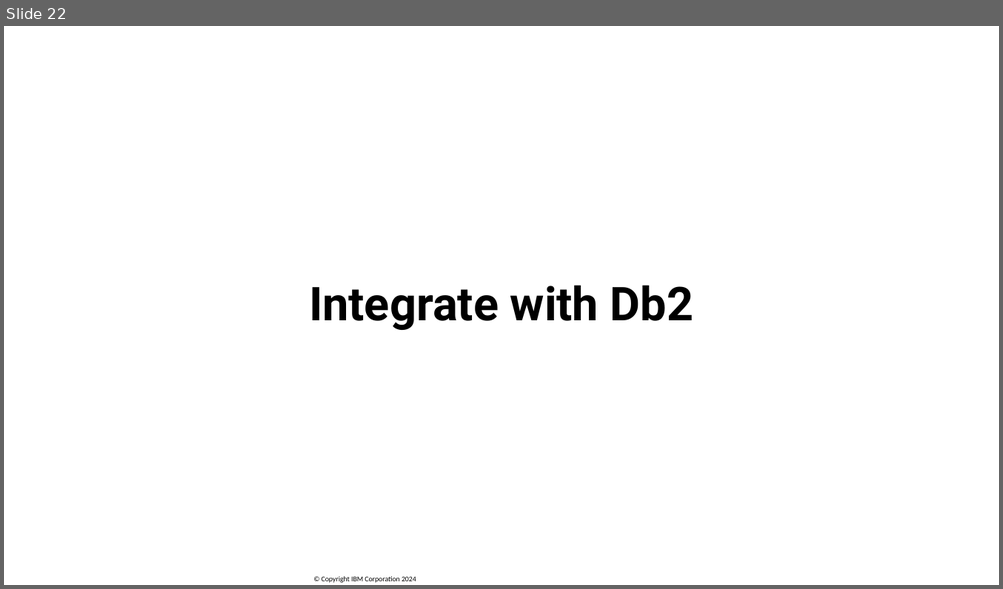
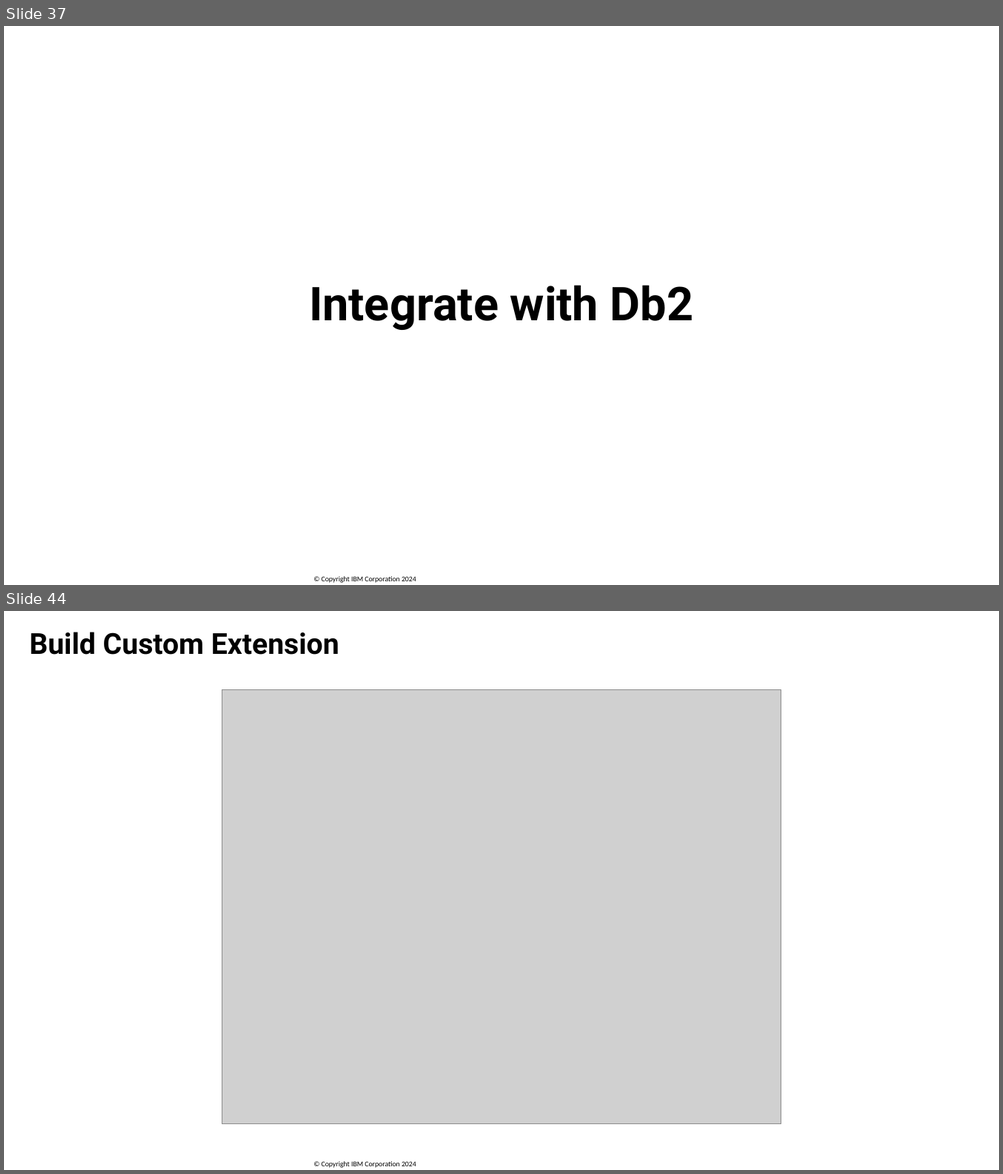
Before and after one commit to SanjulaGanepola/ibmi-talks, a slide deck: Build a Watson AI Chatbot from Db2/Build-a-Watson-AI-Chatbot-from-Db2.pptx. Shown one above the other, each under a label of ours: slide 22 before the commit, slides 37 and 44 after it; the slides between them are not shown. The pictures are 1003x589 and 1003x1174 pixels, drawn with LibreOffice and Linux fonts; fonts in the diff are those of the drawing; grey boxes stand for pictures; background and template pictures are left out. Boxes give left, top, right and bottom in pixels: in the first picture for what was removed or moved away, otherwise in the second. Text is boxed around its words. In the diff, an @@ line names an element or a change of style, - is before the commit and + after.

```diff
--- a/Build a Watson AI Chatbot from Db2/Build-a-Watson-AI-Chatbot-from-Db2.pptx
+++ b/Build a Watson AI Chatbot from Db2/Build-a-Watson-AI-Chatbot-from-Db2.pptx
@@ slide 44 added at [4, 611, 999, 1170], background #FFFFFF; not listed: 1 template element that a slide beside it also shows @@
@@ title added at [29, 632, 339, 655], 28 pt, text #000000, bold @@
+Build Custom Extension
@@ picture added at [222, 689, 782, 1125] @@
@@ what was slide 22 is now slide 37 @@
```
Also in this commit, not shown: 2 slides changed, 28 other slides added, 8 slides removed.
